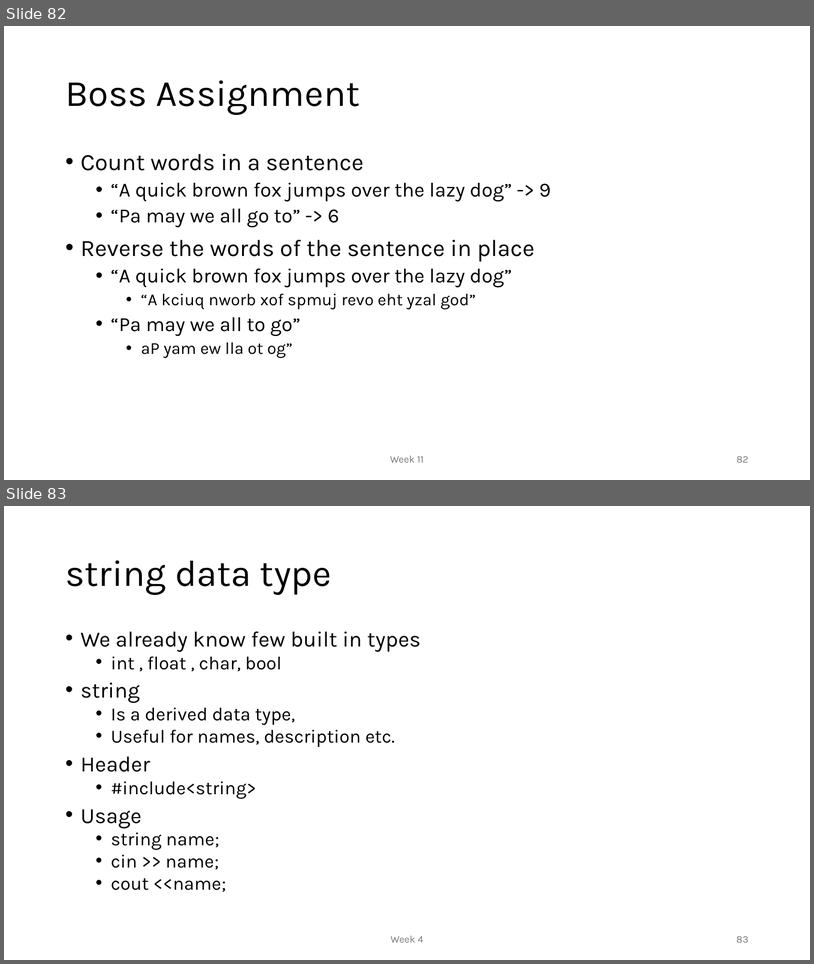
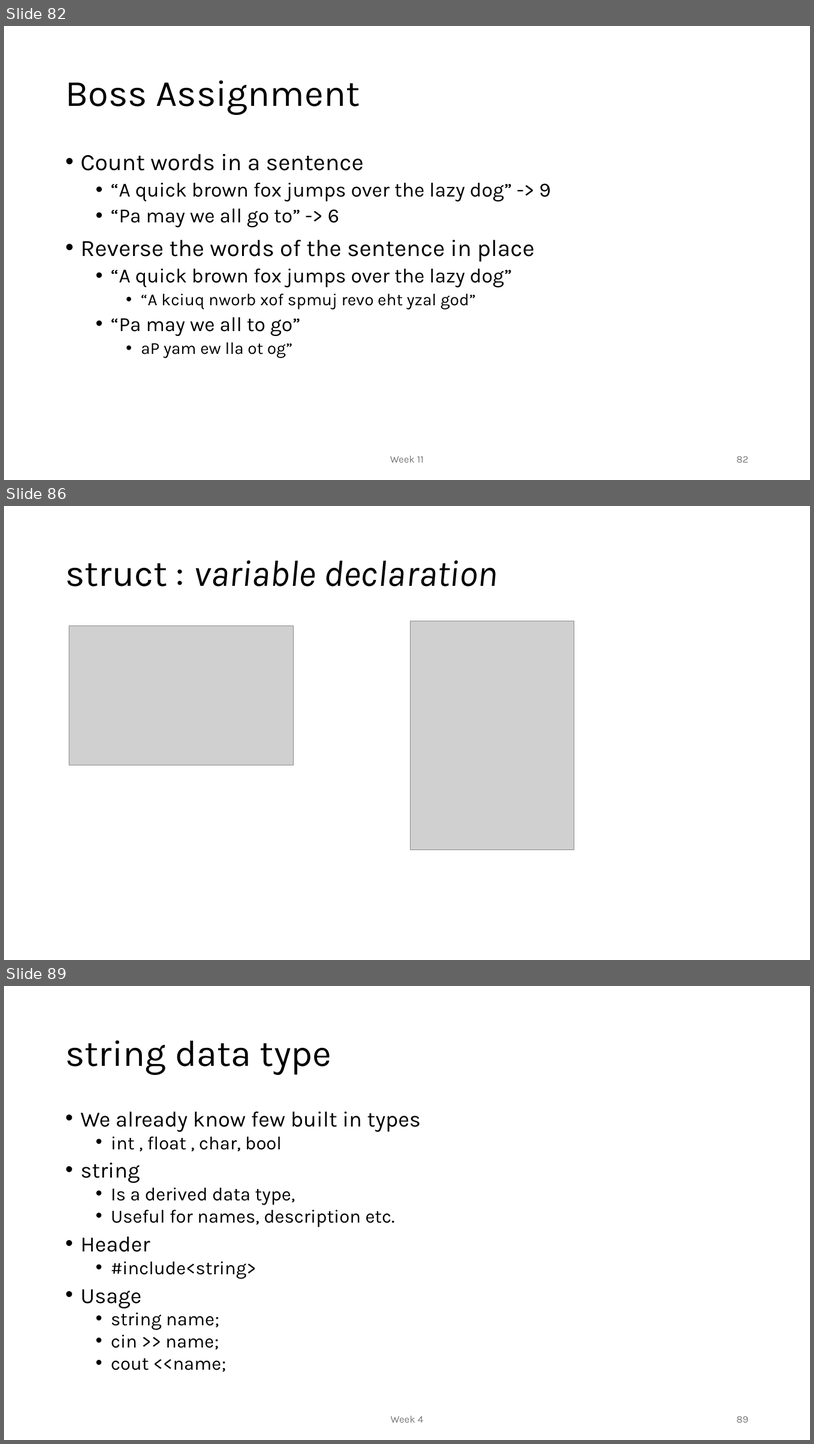
Before and after one commit to MoklaEducation/ems_fall_2025_cpp101, a slide deck: all/Intro to Programming_all.pptx. Shown one above the other, each under a label of ours: slides 82 and 83 before the commit, slides 82, 86 and 89 after it; the slides between them are not shown. The pictures are 814x964 and 814x1444 pixels, drawn with LibreOffice and Linux fonts; fonts in the diff are those of the drawing; grey boxes stand for pictures. Boxes give left, top, right and bottom in pixels: in the first picture for what was removed or moved away, otherwise in the second. Text is boxed around its words. In the diff, an @@ line names an element or a change of style, - is before the commit and + after.

Commit message:
structs

```diff
--- a/all/Intro to Programming_all.pptx
+++ b/all/Intro to Programming_all.pptx
@@ slide 86 added at [4, 506, 810, 960], background #FFFFFF @@
@@ title added at [65, 560, 498, 586], 44 pt, text #000000, italic @@
+struct : variable declaration
@@ picture added at [69, 626, 294, 765] @@
@@ picture added at [411, 621, 575, 850] @@
@@ what was slide 83 is now slide 89 @@
@@ page number at [737, 1416, 749, 1422]: text changed @@
-83
+89
```
Also in this commit, not shown: 5 other slides added, 1 other file.
